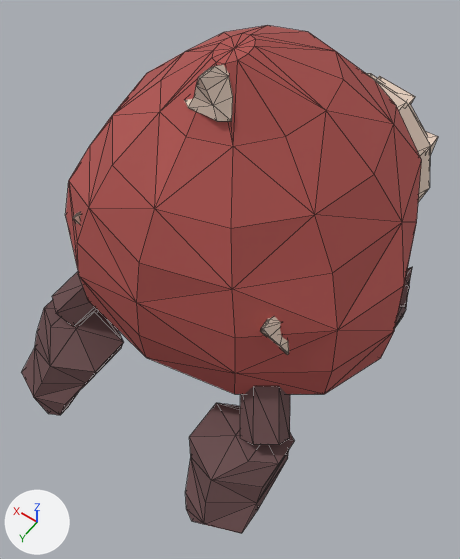
The glTF model art/enemies/swarmer/production/animated/swarmer.glb, before and after one commit.
The view is the same before and after, from a camera (50 mm lens) standing at (-0.37, 0.58, 1.015) and looking at (-0.015, 0.083, 0.234). Lighting does not change. The marker at lower left points along +X, +Y and +Z. The picture after the commit comes second. Mesh edges are drawn as thin lines. Vertices at exactly the same position are counted once.

Objects in the first picture: 'swarmer | palette mesh'.
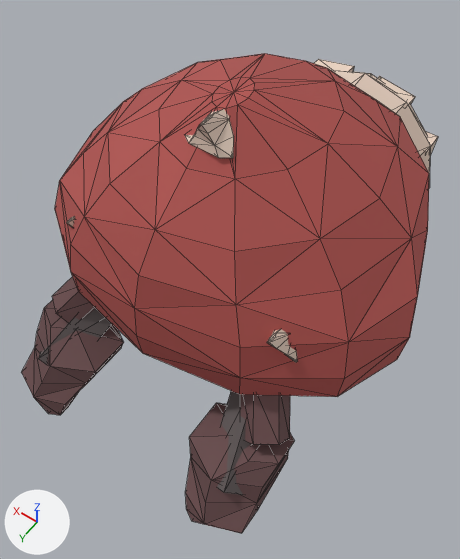
The change in detail:
me_redshell is used by ob_swarmer___palette_mesh; location (0.0, 0.0, 0.0).
me_redshell had 537 vertices, 984 faces and spanned x -0.272..0.286, y -0.399..0.368, z 0.0..0.612.
me_redshell now has 569 vertices, 1016 faces and spans x -0.294..0.308, y -0.399..0.368, z 0.0..0.552.
Part 1, on me_redshell:
5 vertices in x -0.182..-0.178, y 0.186..0.19, z 0.313 move by (-0.015, 0.003, -0.001).
5 vertices in x 0.178..0.182, y 0.186..0.19, z 0.313 move by (0.014, 0.003, -0.001).
4 vertices in x 0.039..0.051, y 0.104..0.111, z 0.091 move by (0.003, 0.001, 0.044).
4 vertices in x -0.004..0.0, y 0.095..0.121, z 0.612 move by (-0.001, 0.002, -0.06).
3 vertices in x -0.003..0.007, y 0.01..0.045, z 0.604 move by (0.0, 0.0, -0.058).
3 vertices in x 0.024..0.027, y 0.027..0.062, z 0.604 move by (0.002, 0.0, -0.058).
192 vertices move from x -0.272..0.286, y -0.258..0.265, z 0.091..0.612 to x -0.294..0.308, y -0.263..0.27, z 0.135..0.552.
32 vertices are added at x -0.231..0.232, y -0.159..0.333, z 0.046..0.239.
32 new faces join them.

What differs and where, as boxes [x1, y1, x2, y2] in the pictures (460 x 559 px; the box of a moved part takes in the faces that stretch with it):
'swarmer | palette mesh', reshaped: before [22, 25, 438, 534]; after [22, 53, 438, 534]
part 1 of me_redshell, moved or reshaped: before [66, 25, 422, 394]; after [38, 53, 429, 495]
